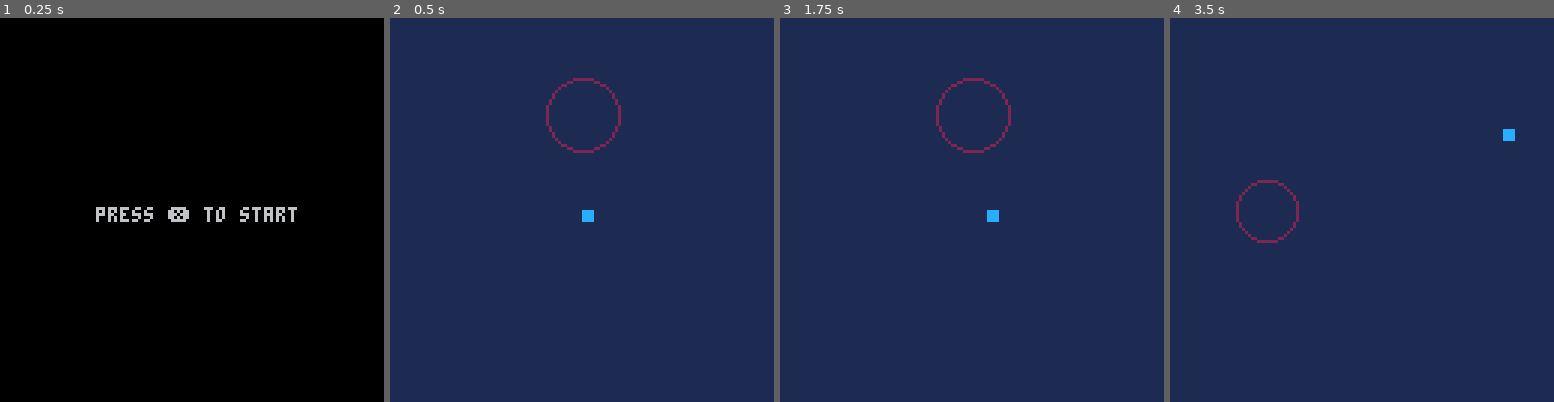
Above: before the commit, frames 1-4 (left to right).
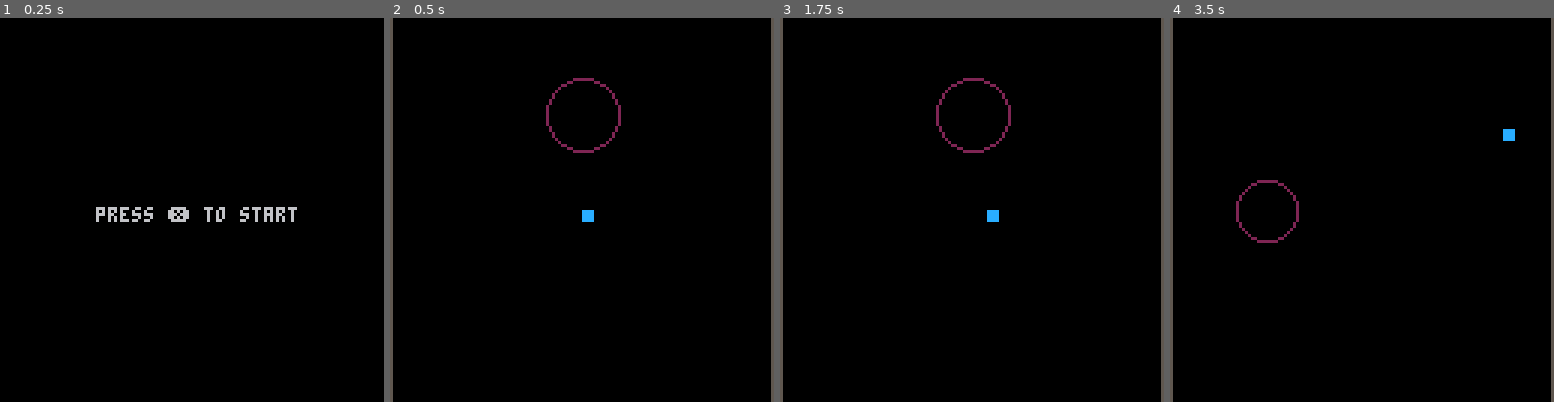
Above: after the commit, the same moments.

Repository: kastlev/tiny-shapes-and-beats
Game: PICO-8 cartridge tiny_beats_and_shapes.p8
Two runs of this game, one before a commit and one after it. Both use one fixed random seed, a clock stepped at 60 frames per second and the inputs below.
Inputs:
- Up to frame 1 (0.25 s): no input
- Up to frame 2 (0.5 s): tap X (X key) at 0.33 s
- Up to frame 3 (1.75 s): tap O (Z key) at 0.7, 1.7 s; tap X (X key) at 1.07 s; hold Right from 1.6 s (still down)
- Up to frame 4 (3.5 s): tap X (X key) at 1.85, 2.97 s; release Right at 2.1 s; tap O (Z key) every 0.4 s from 2.1 to 3.3 s; hold Up 2.15-2.42 s; hold Right 2.47-3.03 s; hold Left from 3.08 s (still down)

Frame 1 is identical in both runs. In frame 2, 99% of the frame differs, in the area x 0-100%, y 0-100%; in frame 3, 99%; in frame 4, 100%.

Commit message:
improves player feel

Diff:
--- a/src/enums.lua
+++ b/src/enums.lua
@@ -29,10 +29,16 @@
 DASH_TRAIL_COLOR = 5
 DASH_TRAIL_OFFSET = 1
 
+-- hp damage mask params
+-- HP_DAMAGE_COLOR = 5  -- shade used to "drain" the sprite as hp drops
+HP_DAMAGE_FX_SLOT = C_DARK_BLUE
+
 -- combat / feedback params
 HITSTOP_FRAMES = 2
 SHAKE_DURATION = 8
 SHAKE_MAGNITUDE = 2
+
+BG_COLOR_DEFAULT = C_BLACK
 
 function trigger_hit_juice()
 	hitstop_timer = HITSTOP_FRAMES
--- a/src/main.lua
+++ b/src/main.lua
@@ -14,7 +14,7 @@
 	shake_timer = 0
 
 	-- level
-	bg_color = C_DARK_BLUE
+	bg_color = BG_COLOR_DEFAULT
 	start_pattern(level_1)
 end
 -- ============================
@@ -56,22 +56,22 @@
 	end
 
 	if p.flash_damage_timer > 0 then
-		pal(C_BLACK, C_BLACK + 128,1)
-		pal(C_DARK_BLUE, C_DARK_BLUE + 128,1)
-		pal(C_DARK_PINK, C_DARK_PINK + 128,1)
-		pal(C_DARK_GREEN, C_DARK_GREEN + 128,1)
-		pal(C_BROWN, C_BROWN + 128,1)
-		pal(C_DARK_GRAY, C_DARK_GRAY + 128,1)
-		pal(C_LIGHT_GRAY, C_LIGHT_GRAY + 128,1)
-		pal(C_WHITE, C_WHITE + 128,1)
-		pal(C_RED, C_RED + 128,1)
-		pal(C_ORANGE, C_ORANGE + 128,1)
-		pal(C_YELLOW, C_YELLOW + 128,1)
-		pal(C_GREEN, C_GREEN + 128,1)
-		pal(C_BLUE, C_BLUE + 128,1)
-		pal(C_LAVENDER, C_LAVENDER + 128,1)
-		pal(C_PINK, C_RED + 128,1)
-		pal(C_PEACH, C_PEACH + 128,1)
+		pal(C_BLACK, C_BLACK + 128, 1)
+		pal(C_DARK_BLUE, C_DARK_BLUE + 128, 1)
+		pal(C_DARK_PINK, C_DARK_PINK + 128, 1)
+		pal(C_DARK_GREEN, C_DARK_GREEN + 128, 1)
+		pal(C_BROWN, C_BROWN + 128, 1)
+		pal(C_DARK_GRAY, C_DARK_GRAY + 128, 1)
+		pal(C_LIGHT_GRAY, C_LIGHT_GRAY + 128, 1)
+		pal(C_WHITE, C_WHITE + 128, 1)
+		pal(C_RED, C_RED + 128, 1)
+		pal(C_ORANGE, C_ORANGE + 128, 1)
+		pal(C_YELLOW, C_YELLOW + 128, 1)
+		pal(C_GREEN, C_GREEN + 128, 1)
+		pal(C_BLUE, C_BLUE + 128, 1)
+		pal(C_LAVENDER, C_LAVENDER + 128, 1)
+		pal(C_PINK, C_RED + 128, 1)
+		pal(C_PEACH, C_PEACH + 128, 1)
 		-- pal({[0]=128,129,130,131,132,133,134,135,136,137,138,139,140,141,142,143}, 1)
 	else
 		pal()
@@ -86,10 +86,13 @@
 			bg_color = C_LAVENDER
 		end
 	else
-		bg_color = C_DARK_BLUE
+		bg_color = BG_COLOR_DEFAULT
 	end
 
 	cls(bg_color)
+
+	rectfill(0,0,0,127,C_DARK_GRAY)
+	rectfill(127,0,127,127,C_DARK_GRAY)
 	draw_enemies()
 	player_draw()
 
--- a/src/player.lua
+++ b/src/player.lua
@@ -1,6 +1,7 @@
 function player_init()
 	p = {
 		hp = 4,
+		hp_max = 4,
 		-- position and movement
 		x = 63,
 		y = 63,
@@ -258,4 +259,58 @@
 	if flicker then
 		pal(0)
 	end
+
+	-- hp damage mask: split the full 8x8 sprite cell into 4 quadrants,
+	-- not just the centered hitbox area — this way it covers whatever
+	-- shape each sprite variant (normal, dash, diagonal) actually draws,
+	-- instead of assuming they're all centered the same way.
+	local rx, ry = p.x - 1, p.y - 1
+	local half = 4
+	-- half of the 8x8 cell
+
+	local quadrants = {
+		{ rx, ry + half }, -- bottom-left
+		{ rx + half, ry + half }, -- bottom-right
+		{ rx, ry }, -- top-left
+		{ rx + half, ry } -- top-right
+	}
+
+	local damage_count = p.hp_max - p.hp
+
+	for i = 1, damage_count do
+		local q = quadrants[i]
+		if q then
+			clip(q[1], q[2], half, half)
+			for c = 0, 15 do
+				pal(c, HP_DAMAGE_FX_SLOT, 0) -- redirect to the reserved slot, not the final color
+			end
+			spr(p.sp, rx, ry, 1, 1, p.flip_x, p.flip_y)
+			pal(0) -- reset draw palette before the next quadrant
+			clip()
+		end
+	end
+
+	-- tint ONLY the reserved slot to its hidden/secondary variant this frame.
+	-- screen palette is technically whole-screen, but since nothing else
+	-- draws with HP_DAMAGE_FX_SLOT, the effect reads as local to the quadrants.
+	if damage_count > 0 then
+		pal(HP_DAMAGE_FX_SLOT, HP_DAMAGE_FX_SLOT + 128, 1)
+	else
+		pal(1) -- reset ONLY the screen palette, leave draw palette untouched
+	end
+
+	-- local damage_count = p.hp_max - p.hp
+
+	-- for i = 1, damage_count do
+	-- 	local q = quadrants[i]
+	-- 	if q then
+	-- 		clip(q[1], q[2], half, half)
+	-- 		for c = 0, 15 do
+	-- 			pal(c, HP_DAMAGE_COLOR, 0)
+	-- 		end
+	-- 		spr(p.sp, rx, ry, 1, 1, p.flip_x, p.flip_y)
+	-- 		pal(0)
+	-- 		clip()
+	-- 	end
+	-- end
 end
